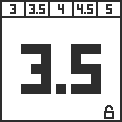
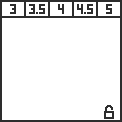
Two versions of the same layered image (122 × 122). Layer-by-layer changes:
hid "4 #5" over [21, 44, 101, 94]
added layer "w4. kopia" above "Tło" over [21, 44, 101, 94]
